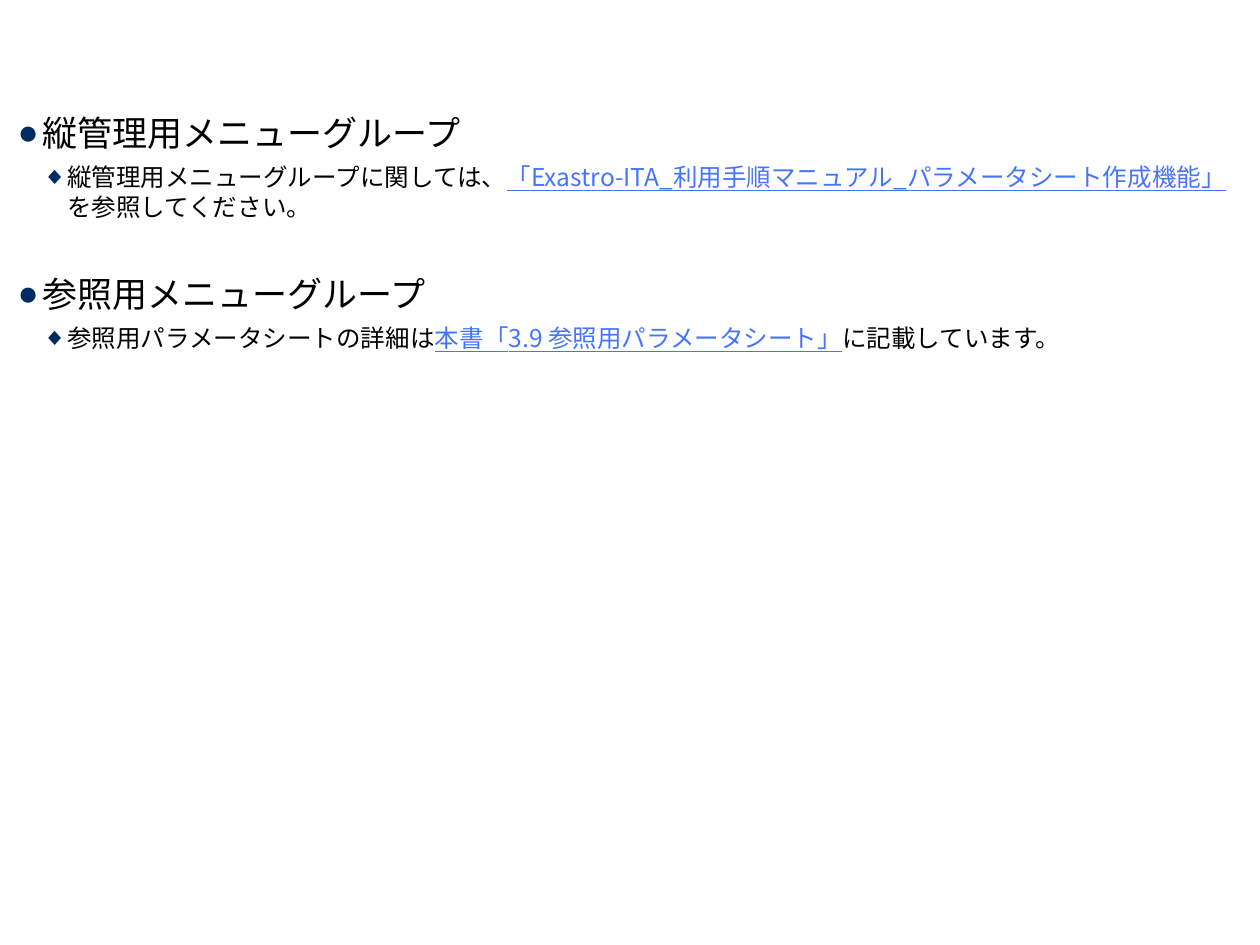
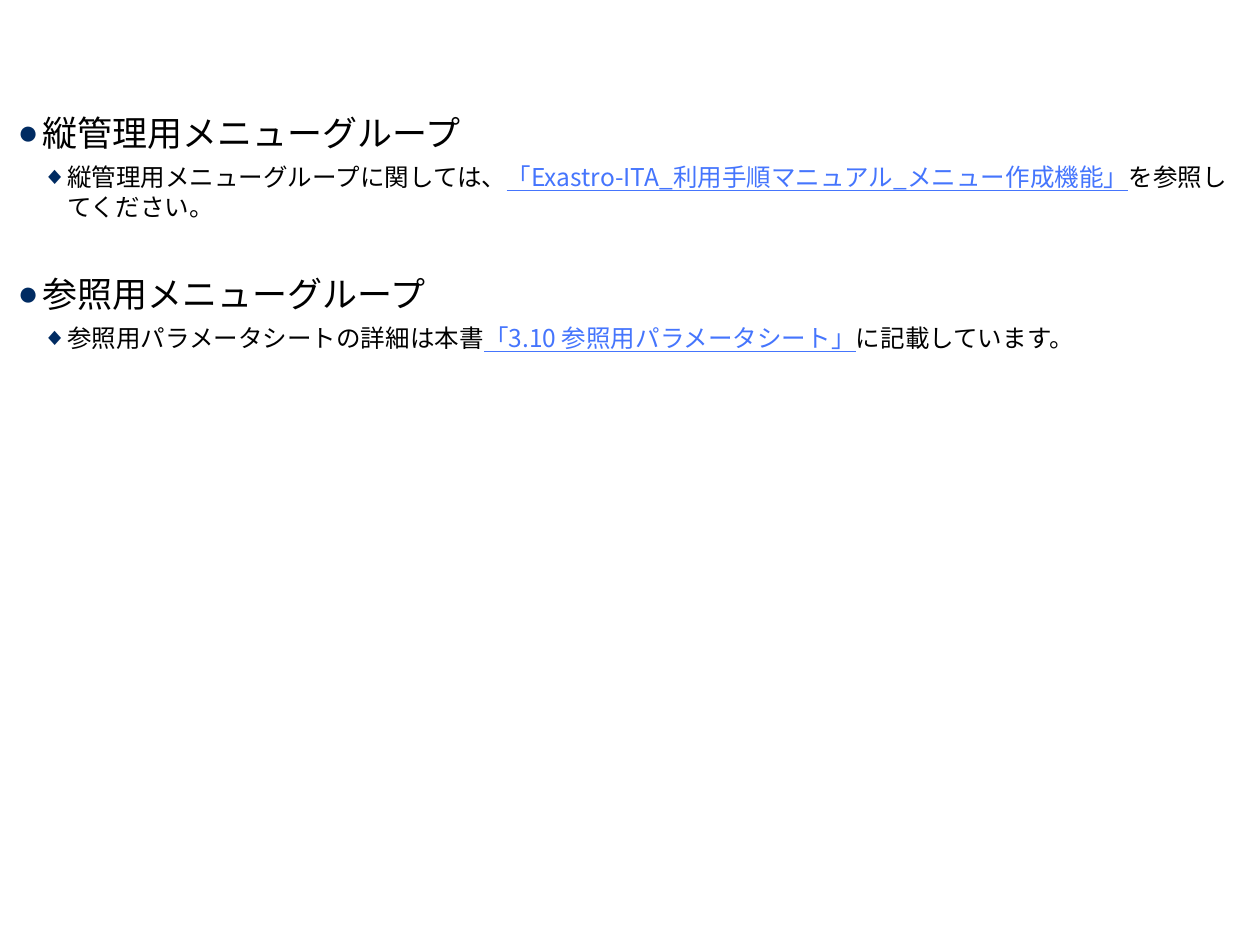
Before and after one commit to exastro-suite/it-automation-docs, a slide deck: slide 26 of asset/Learn_ja/ITA-hg-ps_classroom_lecture_ja.pptx (slide 25 before the commit). Drawn at 1260x945 pixels with LibreOffice and Linux fonts; fonts in the diff are those of the drawing; background and template pictures are left out. Boxes give left, top, right and bottom in pixels: in the first picture for what was removed or moved away, otherwise in the second. Text is boxed around its words. In the diff, an @@ line names an element or a change of style, - is before the commit and + after.

```diff
--- a/asset/Learn_ja/ITA-hg-ps_classroom_lecture_ja.pptx
+++ b/asset/Learn_ja/ITA-hg-ps_classroom_lecture_ja.pptx
@@ text at (67, 165, 1226, 218): text changed @@
-  ◆ 縦管理用メニューグループに関しては、「Exastro-ITA_利用手順マニュアル_パラメータシート作成機能」を参照してください。
+  ◆ 縦管理用メニューグループに関しては、「Exastro-ITA_利用手順マニュアル_メニュー作成機能」を参照してください。
@@ text at (67, 326, 1074, 352): text changed @@
-  ◆ 参照用パラメータシートの詳細は本書「3.9 参照用パラメータシート」に記載しています。
+  ◆ 参照用パラメータシートの詳細は本書「3.10 参照用パラメータシート」に記載しています。
```
Also in this commit, not shown: 24 other slides changed, 1 slide added, 1 other file.
